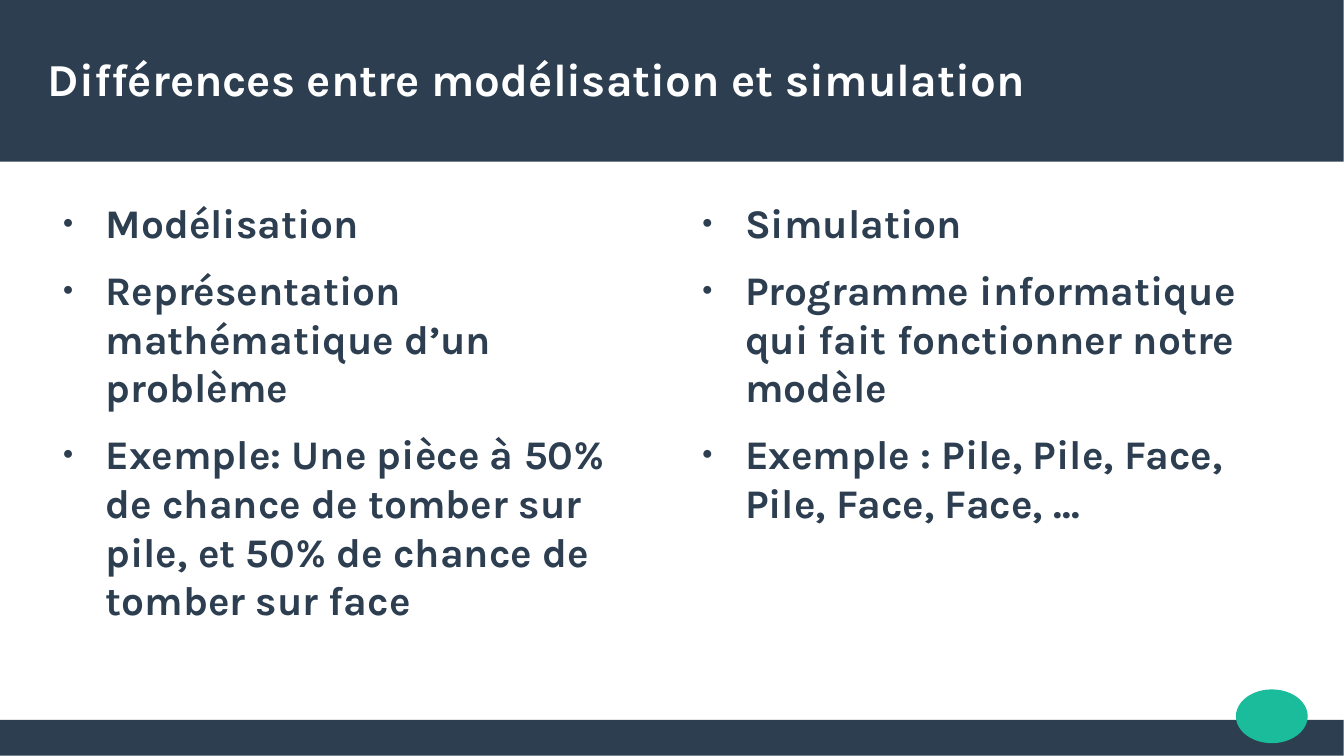
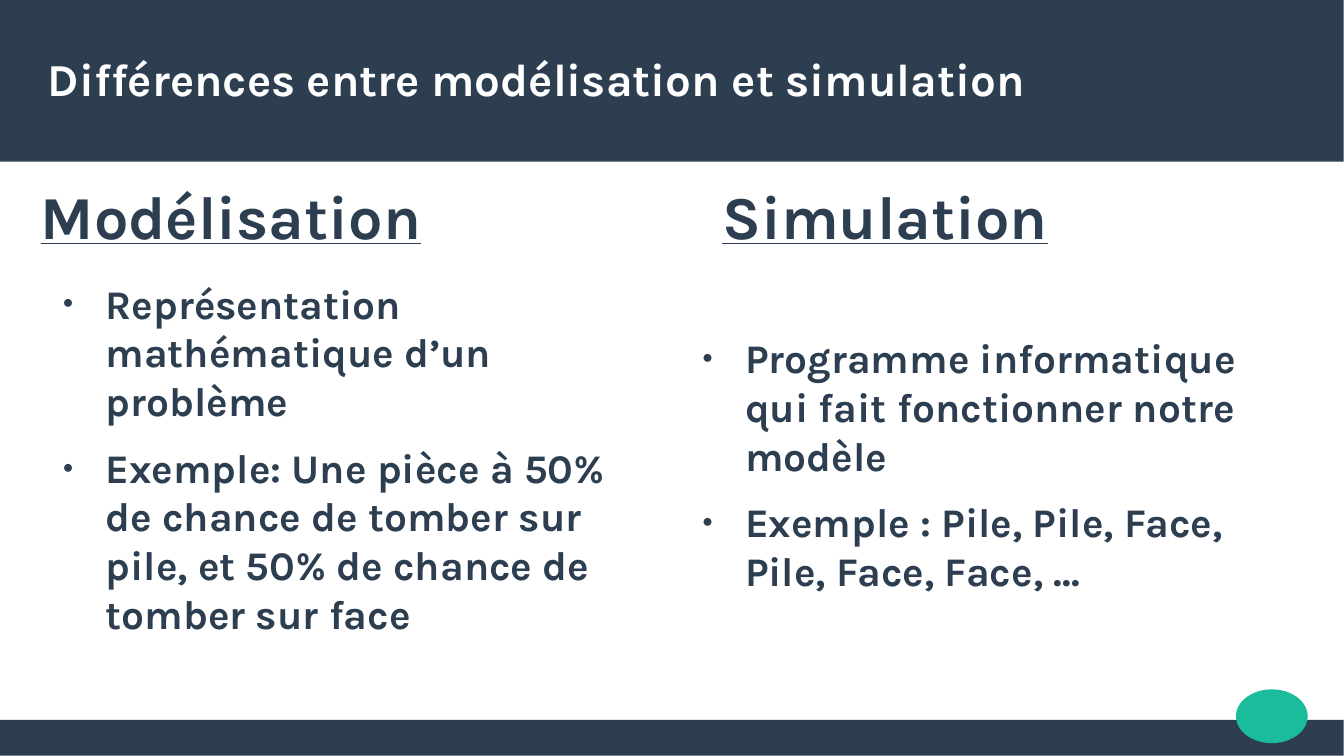
Before and after one commit to abedaton/epidemiology, a slide deck: slide 4 of toRendre/INFO-G1-presentation.pptx. Drawn at 1344x756 pixels with LibreOffice and Linux fonts; fonts in the diff are those of the drawing. Boxes give left, top, right and bottom in pixels: in the first picture for what was removed or moved away, otherwise in the second. Text is boxed around its words. In the diff, an @@ line names an element or a change of style, - is before the commit and + after.

```diff
--- a/toRendre/INFO-G1-presentation.pptx
+++ b/toRendre/INFO-G1-presentation.pptx
@@ text added at <box>41,191,421,244</box>, 36 pt, text #2C3E50, bold, underline @@
+Modélisation
@@ text at <box>106,206,360,239</box>: paragraph removed @@
-● Modélisation
@@ text added at <box>722,195,1048,244</box>, 36 pt, text #2C3E50, bold, underline @@
+Simulation
@@ text at <box>745,209,962,239</box>: paragraph removed @@
-● Simulation
@@ text "Représentation mathématique d’un problème": place and size @@
-text "Représentation mathématique d’un problème" at <box>106,206,604,616</box>
+text "Représentation mathématique d’un problème" at <box>106,287,604,630</box>
@@ text "Programme informatique qui fait fonctionner ...": place and size @@
-text "Programme informatique qui fait fonctionner ..." at <box>745,209,1236,524</box>
+text "Programme informatique qui fait fonctionner ..." at <box>745,344,1236,592</box>
```
Also in this commit, not shown: 3 other slides changed.
